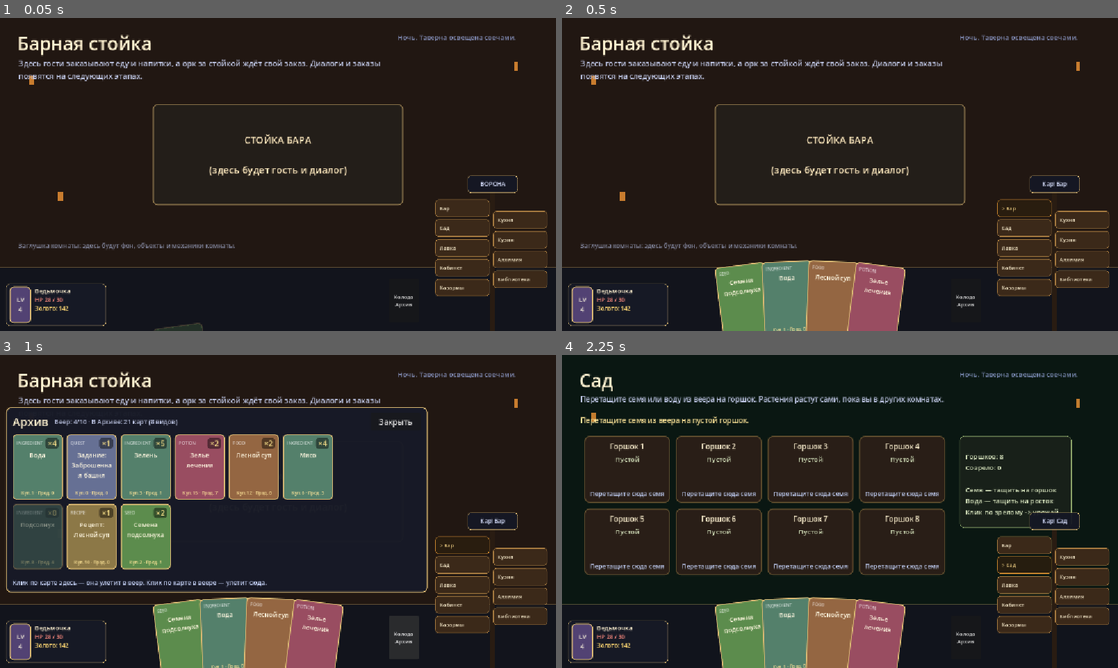
Above: before the commit, frames 1-4 (two rows, left to right).
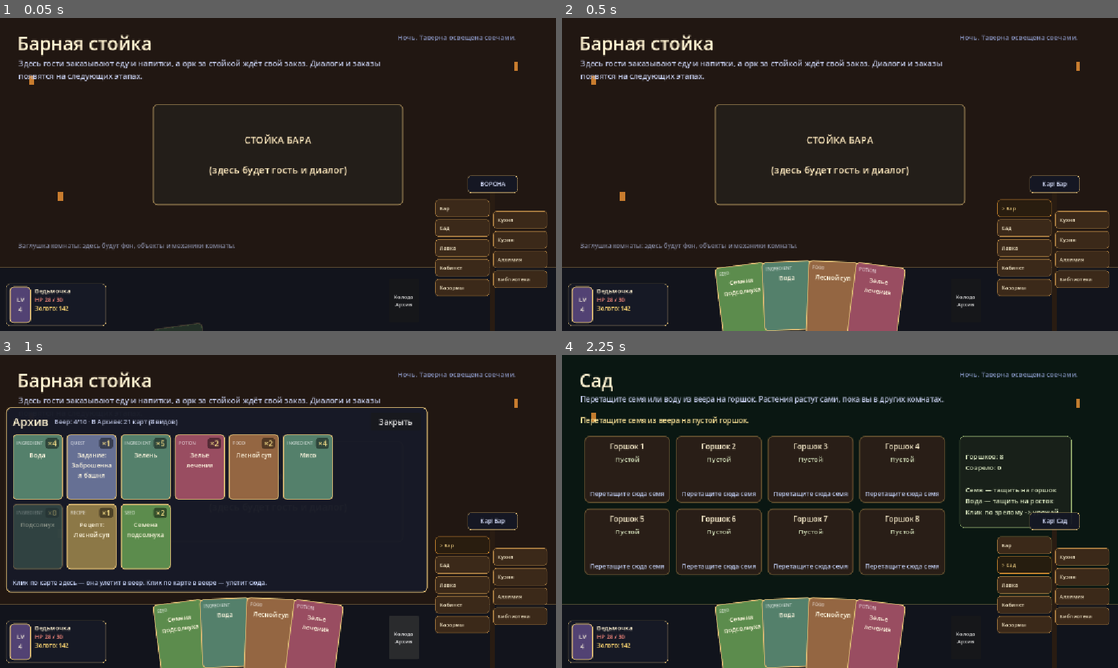
Above: after the commit, the same moments.

Repository: rust1722/eccg
Game: Godot game, scene res://scenes/main.tscn
Same seed, same stepped clock (60 frames per second), same inputs: the game is played once before the commit and once after it.
Inputs:
- Up to frame 1 (0.05 s): no input
- Up to frame 2 (0.5 s): no input
- Up to frame 3 (1 s): click "Колода Архив" at 0.5 s
- Up to frame 4 (2.25 s): click "Закрыть" at 1.25 s; click "Сад" at 2 s

Frame 1 is identical in both runs. In frame 2, less than 0.1% of the frame differs, in the area x 36-44%, y 98-100%; in frame 3, 0.4%, in the area x 3-59%, y 43-100%; in frame 4, less than 0.1%.

Commit message:
Price tags only in the Shop; no prices in Archive or fan elsewhere
Author grew a sunflower (garden loop verified) and flagged that
archive cards show a buy/sell line at the bottom. Prices are
shop information, not card information:

- CardView: permanent 'Куп. X · Прод. Y' bottom line removed;
  new PriceDisplay modes NONE/BUY/SELL (default NONE), price
  rendered as a small tag in the bottom-right corner
- ArchiveOverlay explicitly forces NONE: archive cards never
  show prices, only title/type and the xN count
- HandUI: fan cards get the SELL tag in their corner only
  while the current room is the Shop, updated live on room
  changes and for newly built/flying cards
- Shop shelves will opt into BUY when the shop is built
- DESIGN.md 4.4 price rule + decision log; STAGE_5.md note

Co-authored-by: arena-agent <297053741+arena-agent@users.noreply.github.com>

Diff:
--- a/scripts/ui/ArchiveOverlay.gd
+++ b/scripts/ui/ArchiveOverlay.gd
@@ -112,6 +112,8 @@
 	var count := InventoryManager.get_archive_count(card.id)
 	var view := CardView.new()
 	view.setup(card)
+	# В Архиве цен у карт нет и быть не должно: цены — только Лавка.
+	view.set_price_display(CardView.PriceDisplay.NONE)
 	view.set_count_badge(count)
 	if count <= 0:
 		view.modulate = Color(1, 1, 1, 0.4)
--- a/scripts/ui/CardView.gd
+++ b/scripts/ui/CardView.gd
@@ -6,6 +6,16 @@
 ## решает владелец (веер или Архив).
 
 signal card_clicked(card_data: CardData)
+
+## Где этой карте можно показывать цену. Цены — информация Лавки,
+## а не карты вообще (правка автора): в Архиве цен нет никогда,
+## в веере ценник продажи появляется только в комнате Лавки,
+## на полках Лавки позже будет ценник покупки.
+enum PriceDisplay {
+	NONE, ## Цены не показывать (обычный вид карты)
+	BUY, ## «Куп. N» — полка Лавки
+	SELL, ## «Прод. N» — веер игрока, пока он в Лавке
+}
 
 const TYPE_COLORS: Dictionary = {
 	0: Color(0.45, 0.52, 0.38), # CREATURE
@@ -27,6 +37,8 @@
 var drag_enabled: bool = false
 
 var _count_label: Label
+var _price_label: Label
+var _price_display: PriceDisplay = PriceDisplay.NONE
 var _built: bool = false
 var _pending_count: int = -1
 
@@ -94,6 +106,26 @@
 	_count_label.text = "×%d" % _pending_count
 
 
+## Владелец карты решает, показывать ли ей цену (см. PriceDisplay).
+func set_price_display(mode: PriceDisplay) -> void:
+	_price_display = mode
+	_apply_price_display()
+
+
+func _apply_price_display() -> void:
+	if _price_label == null or card_data == null:
+		return
+	match _price_display:
+		PriceDisplay.BUY:
+			_price_label.text = "Куп. %d" % card_data.buy_price
+			_price_label.visible = true
+		PriceDisplay.SELL:
+			_price_label.text = "Прод. %d" % card_data.sell_price
+			_price_label.visible = true
+		_:
+			_price_label.visible = false
+
+
 ## Подсветка рамки (для наведения перетаскиваемой карты и т.п.).
 func set_selected(value: bool) -> void:
 	if not _built:
@@ -181,10 +213,26 @@
 	spacer.size_flags_vertical = Control.SIZE_EXPAND_FILL
 	vbox.add_child(spacer)
 
-	var price_label := Label.new()
-	price_label.mouse_filter = Control.MOUSE_FILTER_IGNORE
-	price_label.text = "Куп. %d · Прод. %d" % [card_data.buy_price, card_data.sell_price]
-	price_label.horizontal_alignment = HORIZONTAL_ALIGNMENT_CENTER
-	price_label.add_theme_font_size_override("font_size", 9)
-	price_label.add_theme_color_override("font_color", Color(1, 0.9, 0.6))
-	vbox.add_child(price_label)
+	# Нижняя строка: ценник в правом нижнем углу (если владелец разрешил).
+	var bottom_row := HBoxContainer.new()
+	bottom_row.mouse_filter = Control.MOUSE_FILTER_IGNORE
+	vbox.add_child(bottom_row)
+
+	var bottom_spacer := Control.new()
+	bottom_spacer.mouse_filter = Control.MOUSE_FILTER_IGNORE
+	bottom_spacer.size_flags_horizontal = Control.SIZE_EXPAND_FILL
+	bottom_row.add_child(bottom_spacer)
+
+	_price_label = Label.new()
+	_price_label.mouse_filter = Control.MOUSE_FILTER_IGNORE
+	_price_label.horizontal_alignment = HORIZONTAL_ALIGNMENT_RIGHT
+	_price_label.add_theme_font_size_override("font_size", 11)
+	_price_label.add_theme_color_override("font_color", Color(1, 0.9, 0.6))
+	var price_style := StyleBoxFlat.new()
+	price_style.bg_color = Color(0, 0, 0, 0.45)
+	price_style.set_corner_radius_all(6)
+	price_style.content_margin_left = 5
+	price_style.content_margin_right = 5
+	_price_label.add_theme_stylebox_override("normal", price_style)
+	bottom_row.add_child(_price_label)
+	_apply_price_display()
--- a/scripts/ui/HandUI.gd
+++ b/scripts/ui/HandUI.gd
@@ -53,9 +53,9 @@
 
 
 func _on_room_changed(_from_room_id: String, _to_room_id: String) -> void:
-	# Нижняя панель при смене комнат никак не меняется; здесь делать нечего,
-	# подключение оставлено на будущее (бой и т.п.).
-	pass
+	# Веер и панель при смене комнат не меняются, но ценники продажи
+	# в углу карт должны появляться в Лавке и исчезать вне её.
+	_update_fan_price_display()
 
 
 ## Веер поменялся снаружи (Сад забрал семя при сбросе карты, урожай
@@ -99,8 +99,24 @@
 	var view := CardView.new()
 	view.setup(card)
 	view.drag_enabled = not archive_mode
+	view.set_price_display(_fan_price_display())
 	view.card_clicked.connect(_on_card_view_clicked.bind(view))
 	return view
+
+
+## Ценник «Прод. N» в углу карт веера виден только в Лавке:
+## там игрок продаёт карты из веера торговцу (DESIGN.md §4.4).
+func _fan_price_display() -> CardView.PriceDisplay:
+	if RoomManager.current_room_id == "shop":
+		return CardView.PriceDisplay.SELL
+	return CardView.PriceDisplay.NONE
+
+
+func _update_fan_price_display() -> void:
+	var mode := _fan_price_display()
+	for view in _views:
+		if view is CardView:
+			(view as CardView).set_price_display(mode)
 
 
 func _on_card_view_clicked(_card: CardData, view: CardView) -> void:
Not shown, changed: docs/DESIGN.md
Not shown, changed: docs/STAGE_5.md
